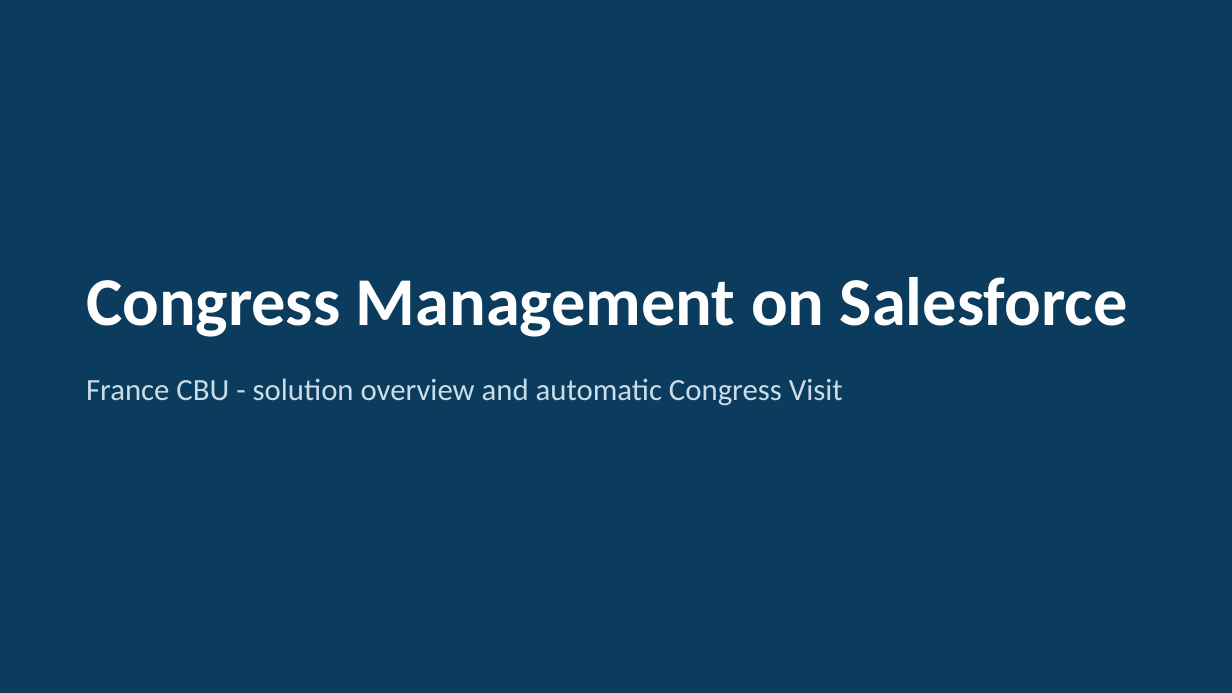
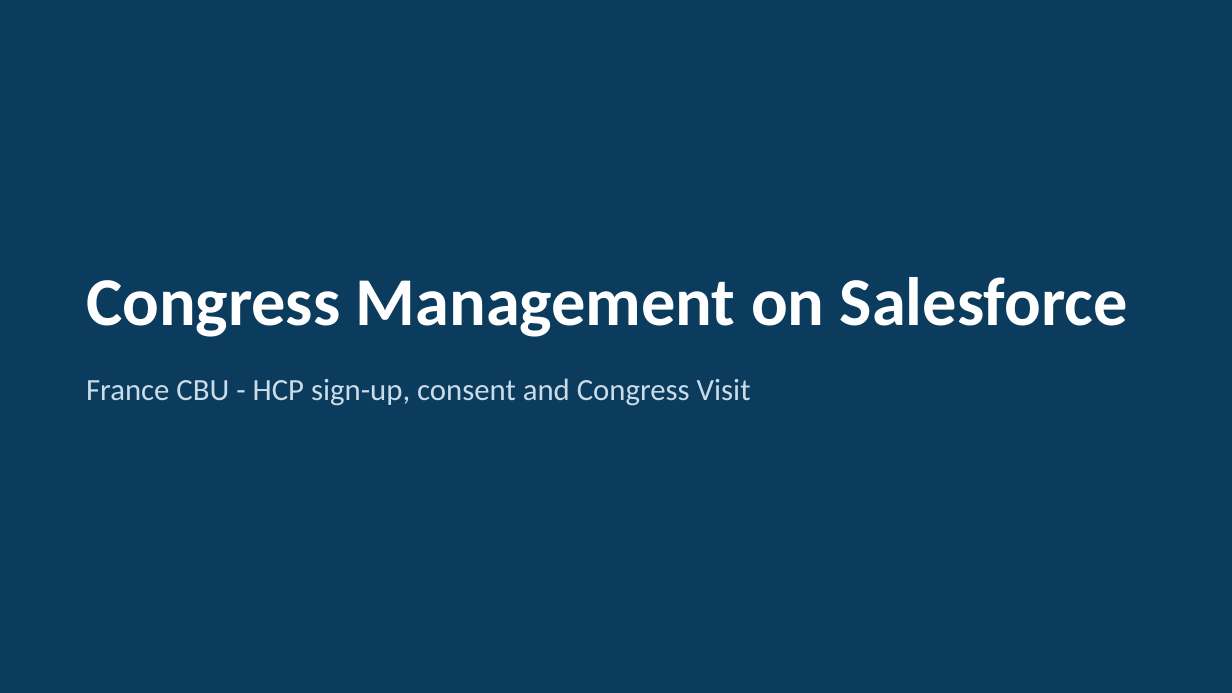
Before and after one commit to patrik8585/claude, a slide deck: slide 1 of slides/France_CBU_Congress_Solution.pptx. Drawn at 1232x693 pixels with LibreOffice and Linux fonts; fonts in the diff are those of the drawing. Boxes give left, top, right and bottom in pixels: in the first picture for what was removed or moved away, otherwise in the second. Text is boxed around its words. In the diff, an @@ line names an element or a change of style, - is before the commit and + after.

```diff
--- a/slides/France_CBU_Congress_Solution.pptx
+++ b/slides/France_CBU_Congress_Solution.pptx
@@ text at (x1=86, y1=378, x2=751, y2=406): text changed @@
-France CBU - solution overview and automatic Congress Visit
+France CBU - HCP sign-up, consent and Congress Visit
```
Also in this commit, not shown: 7 other slides changed, 5 slides added, 4 slides removed.
